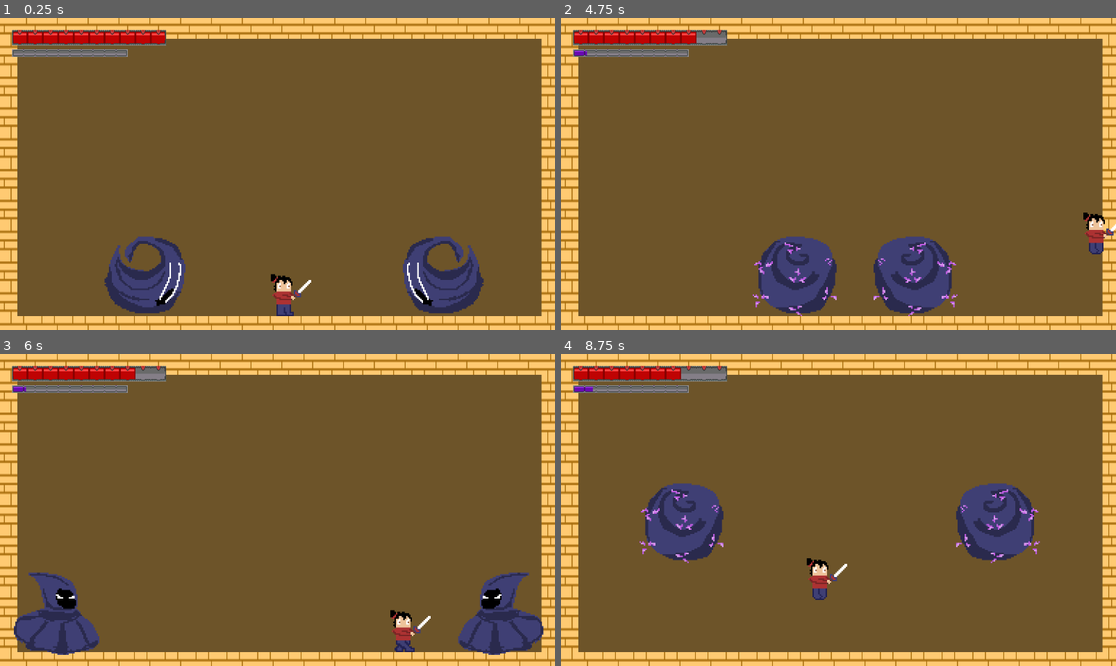
Above: before the commit, frames 1-4 (two rows, left to right).
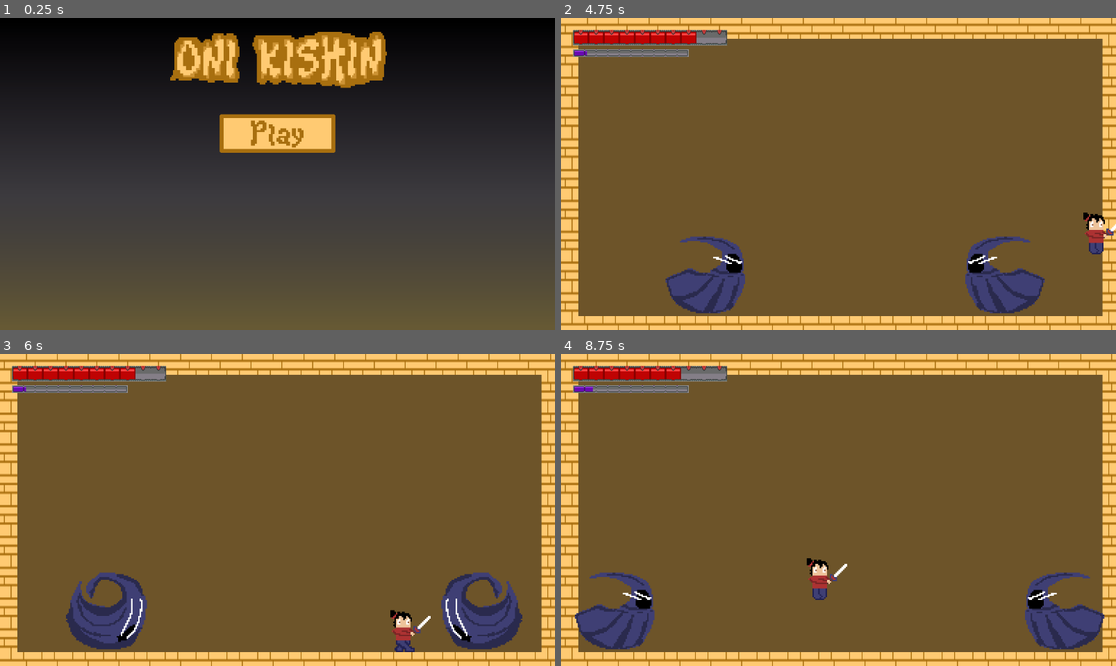
Above: after the commit, the same moments.

Repository: J-Abitria/crimson-jam-26
Game: Godot game, scene res://title_screen.tscn
Two runs of this game, one before a commit and one after it. Both use one fixed random seed, a clock stepped at 60 frames per second and the inputs below. Before the commit the project starts from res://battleground.tscn.
Inputs (mouse positions are in pixels of both pictures, inside the frame that each line leads up to):
- Up to frame 1 (0.25 s): no input
- Up to frame 2 (4.75 s): click (838, 133) at 0.52 s; hold Right (move_right) 1.28-2.78 s; tap C (activate) at 1.35, 4.35 s; tap Z (jump) at 1.52, 2.27, 3.77, 4.52 s; tap Down (aim_down) at 2.1 s; hold Left (move_left) 2.78-3.53 s; tap Up (aim_up) at 2.85 s; hold Right (move_right) from 3.53 s (still down); tap X (attack) at 3.6 s
- Up to frame 3 (6 s): release Right (move_right) at 5.03 s; hold Left (move_left) 5.03-5.78 s; tap Down (aim_down) at 5.1 s; tap Z (jump) at 5.27 s; hold Right (move_right) from 5.78 s (still down); tap Up (aim_up) at 5.85 s
- Up to frame 4 (8.75 s): release Right (move_right) at 6.53 s; hold Left (move_left) 6.53-8.03 s; tap X (attack) at 6.6 s; tap Z (jump) at 6.77, 7.52, 8.27 s; tap C (activate) at 7.35 s; hold Right (move_right) from 8.03 s (still down); tap Down (aim_down) at 8.1 s

The runs differ from the first frame. In frame 1, 93% of the frame differs, in the area x 0-100%, y 0-100%; in frame 2, 10%; in frame 3, 6.9%; in frame 4, 10%.

Commit message:
Added title screen and play button.

Diff:
--- /dev/null
+++ b/unleash-beast/Assets/Scripts/play_button.gd
@@ -0,0 +1,8 @@
+extends TextureButton
+
+func _ready() -> void:
+	pressed.connect(_on_play_pressed)
+
+
+func _on_play_pressed():
+	get_tree().change_scene_to_file("res://battleground.tscn")
--- a/unleash-beast/project.godot
+++ b/unleash-beast/project.godot
@@ -11,7 +11,7 @@
 [application]
 
 config/name="Unleash The Beast Game"
-run/main_scene="uid://cn0gjyq5filo"
+run/main_scene="uid://cajvqfpejyymp"
 config/features=PackedStringArray("4.7", "Forward Plus")
 config/icon="res://icon.svg"
 
--- /dev/null
+++ b/unleash-beast/title_screen.tscn
@@ -0,0 +1,80 @@
+[gd_scene format=3 uid="uid://cajvqfpejyymp"]
+
+[ext_resource type="Texture2D" uid="uid://c6q66e8aixkb" path="res://Assets/Sprites/Title-Banner.png" id="1_hafda"]
+[ext_resource type="Texture2D" uid="uid://lbev338cnitj" path="res://Assets/Sprites/Title.png" id="2_tpml5"]
+[ext_resource type="Texture2D" uid="uid://rf0x4wp5eyik" path="res://Assets/Sprites/Play-Button.png" id="3_jqemp"]
+[ext_resource type="Texture2D" uid="uid://csxvhd2grc5uk" path="res://Assets/Sprites/Play-Button-Pressed.png" id="4_013yr"]
+[ext_resource type="Texture2D" uid="uid://dro14oqvskvf6" path="res://Assets/Sprites/Play-Button-Hover.png" id="5_8vmu4"]
+[ext_resource type="Script" uid="uid://cxiij8yw585ud" path="res://Assets/Scripts/play_button.gd" id="6_tpml5"]
+
+[sub_resource type="Gradient" id="Gradient_xfn3p"]
+offsets = PackedFloat32Array(0, 0.57228917, 1)
+colors = PackedColorArray(0, 0, 0, 1, 0.02745098, 0, 0.05882353, 0.23529412, 0.5757943, 0.44113624, 0.039880946, 0.36862746)
+
+[sub_resource type="GradientTexture2D" id="GradientTexture2D_g4v7s"]
+gradient = SubResource("Gradient_xfn3p")
+fill_to = Vector2(0, 1)
+
+[node name="TitleScreen" type="Control" unique_id=112791776]
+layout_mode = 3
+anchors_preset = 15
+anchor_right = 1.0
+anchor_bottom = 1.0
+grow_horizontal = 2
+grow_vertical = 2
+
+[node name="Background" type="TextureRect" parent="." unique_id=1790325352]
+layout_mode = 1
+anchors_preset = 15
+anchor_right = 1.0
+anchor_bottom = 1.0
+grow_horizontal = 2
+grow_vertical = 2
+texture = SubResource("GradientTexture2D_g4v7s")
+
+[node name="Banner" type="TextureRect" parent="." unique_id=1697251338]
+visible = false
+custom_minimum_size = Vector2(0, 180)
+custom_maximum_size = Vector2(520, -1)
+layout_mode = 1
+anchors_preset = 5
+anchor_left = 0.5
+anchor_right = 0.5
+offset_left = -576.0
+offset_right = 576.0
+offset_bottom = 180.0
+grow_horizontal = 2
+texture = ExtResource("1_hafda")
+
+[node name="Title" type="TextureRect" parent="." unique_id=1484122617]
+texture_filter = 1
+custom_minimum_size = Vector2(152, 32)
+layout_mode = 1
+anchors_preset = 5
+anchor_left = 0.5
+anchor_right = 0.5
+offset_left = -76.0
+offset_top = 25.0
+offset_right = 76.0
+offset_bottom = 65.0
+grow_horizontal = 2
+scale = Vector2(3, 3)
+pivot_offset = Vector2(75, 0)
+texture = ExtResource("2_tpml5")
+
+[node name="PlayButton" type="TextureButton" parent="." unique_id=525107336]
+custom_minimum_size = Vector2(240, 80)
+custom_maximum_size = Vector2(-1, 80)
+layout_mode = 1
+anchors_preset = 5
+anchor_left = 0.5
+anchor_right = 0.5
+offset_left = -120.0
+offset_top = 200.0
+offset_right = 120.0
+offset_bottom = 280.0
+grow_horizontal = 2
+texture_normal = ExtResource("3_jqemp")
+texture_pressed = ExtResource("4_013yr")
+texture_hover = ExtResource("5_8vmu4")
+script = ExtResource("6_tpml5")
Not shown, added: unleash-beast/Assets/Scripts/play_button.gd.uid
Binary file added: unleash-beast/Assets/Sprites/Play-Button-Hover.png
Not shown, added: unleash-beast/Assets/Sprites/Play-Button-Hover.png.import
Binary file added: unleash-beast/Assets/Sprites/Play-Button-Pressed.png
Not shown, added: unleash-beast/Assets/Sprites/Play-Button-Pressed.png.import
Binary file added: unleash-beast/Assets/Sprites/Play-Button.png
Not shown, added: unleash-beast/Assets/Sprites/Play-Button.png.import
Binary file added: unleash-beast/Assets/Sprites/Title-Banner.png
Not shown, added: unleash-beast/Assets/Sprites/Title-Banner.png.import
Binary file added: unleash-beast/Assets/Sprites/Title.png
Not shown, added: unleash-beast/Assets/Sprites/Title.png.import
